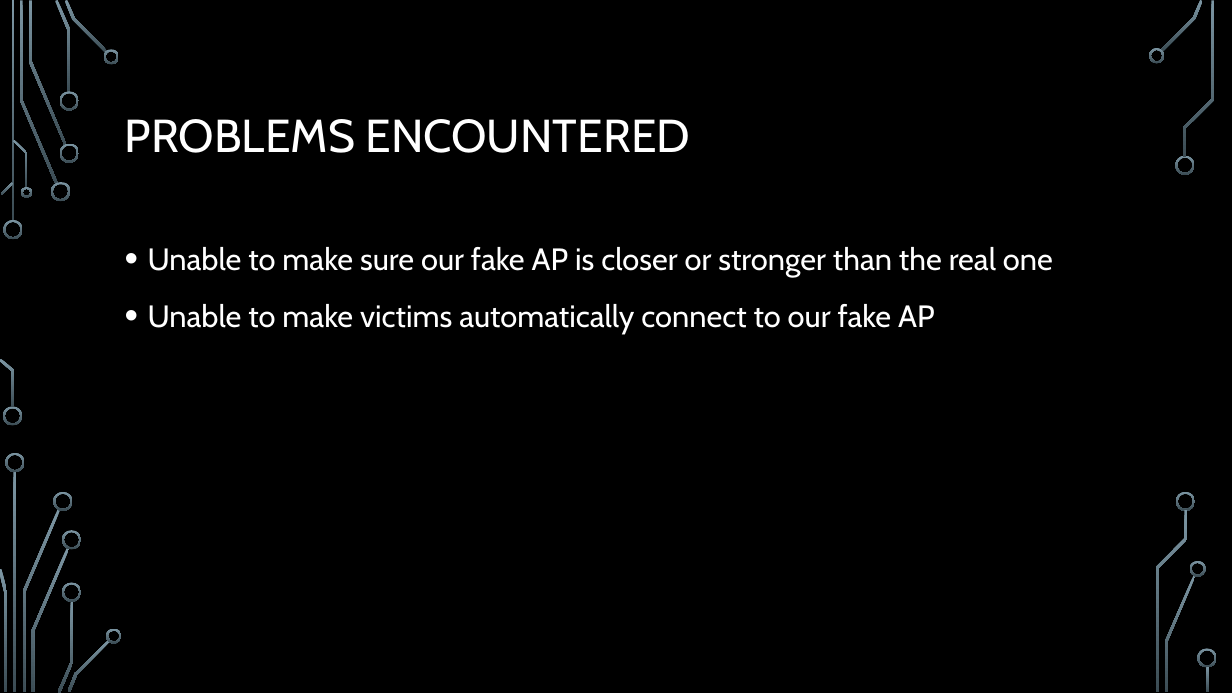
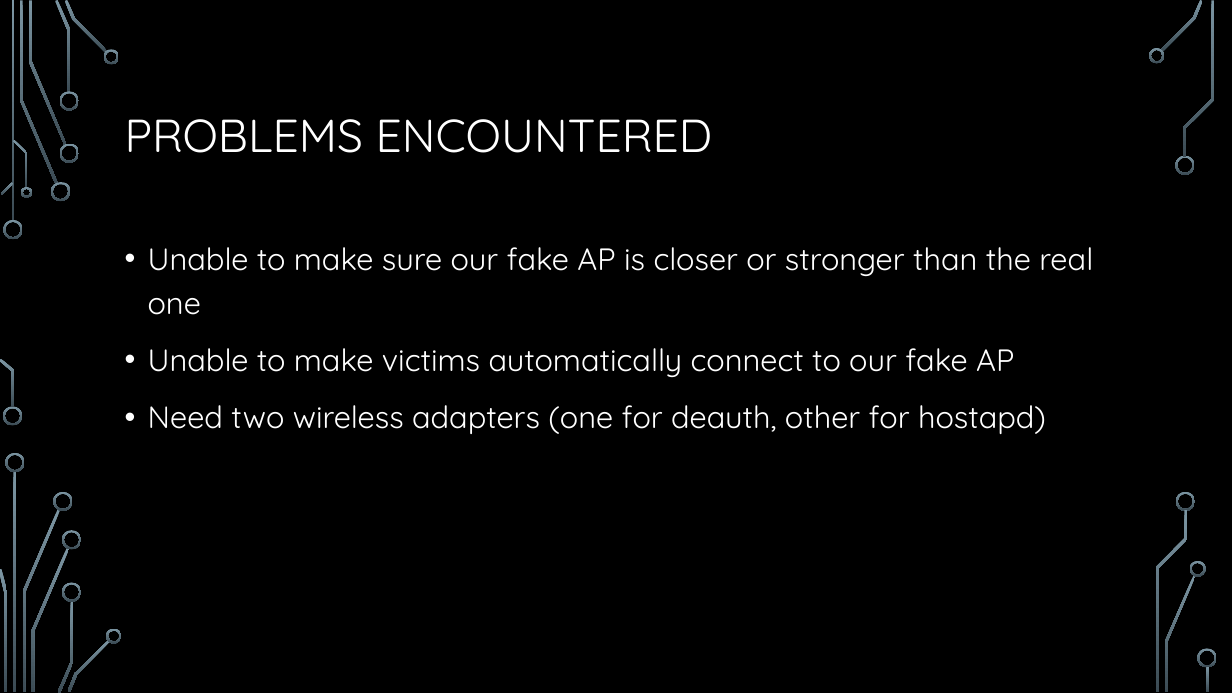
Before and after one commit to jessethd/EthicalHackingFinal, a slide deck: slide 10 of Presentation.pptx. Drawn at 1232x693 pixels with LibreOffice and Linux fonts; fonts in the diff are those of the drawing; background and template pictures are left out. Boxes give left, top, right and bottom in pixels: in the first picture for what was removed or moved away, otherwise in the second. Text is boxed around its words. In the diff, an @@ line names an element or a change of style, - is before the commit and + after.

```diff
--- a/Presentation.pptx
+++ b/Presentation.pptx
@@ title "PROBLEMS ENCOUNTERED" at (x1=125, y1=119, x2=713, y2=153): font Cabin to Quicksand @@
@@ text at (x1=148, y1=247, x2=1093, y2=377): font Cabin to Quicksand in "Unable to make sure our fake AP ...", "Unable to make victims automatically connect to ..."; less space between paragraphs @@
@@ text at (x1=148, y1=405, x2=1046, y2=434): paragraph added @@
+• Need two wireless adapters (one for deauth, other for hostapd)
```
Also in this commit, not shown: 11 other slides changed.
